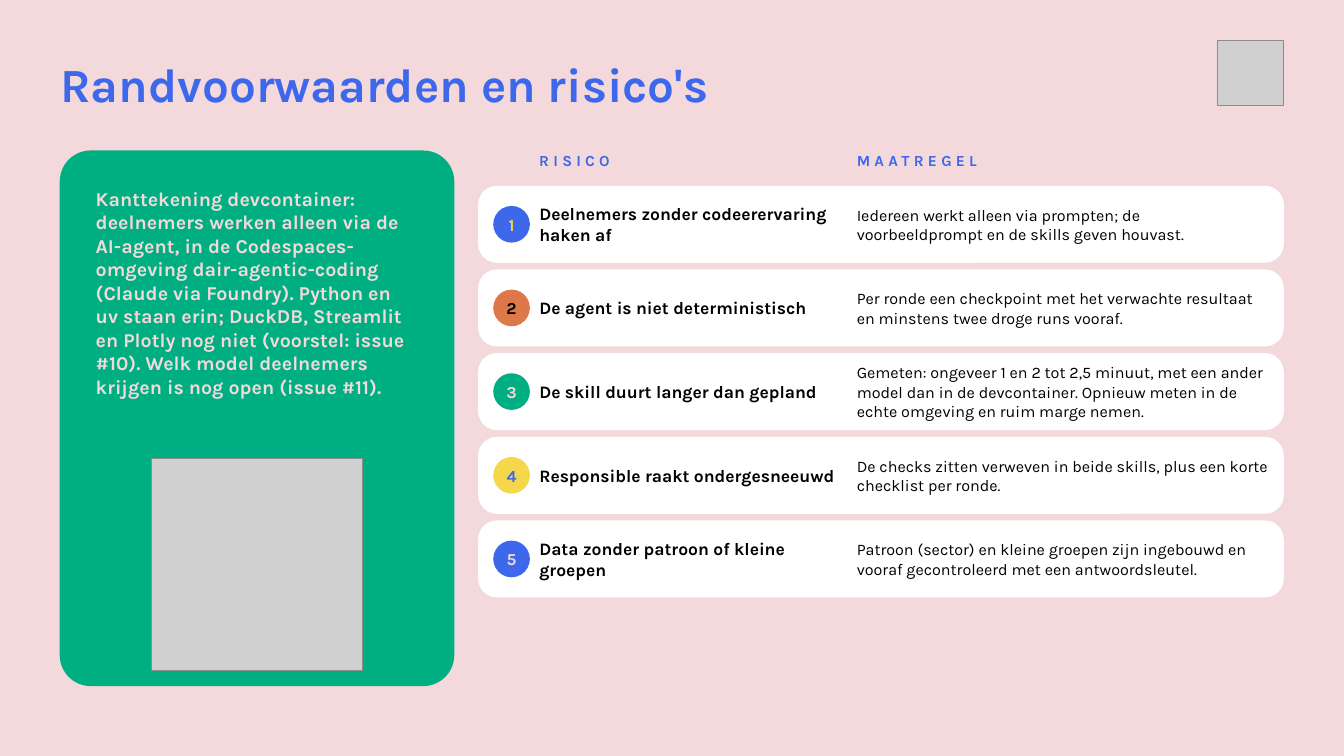
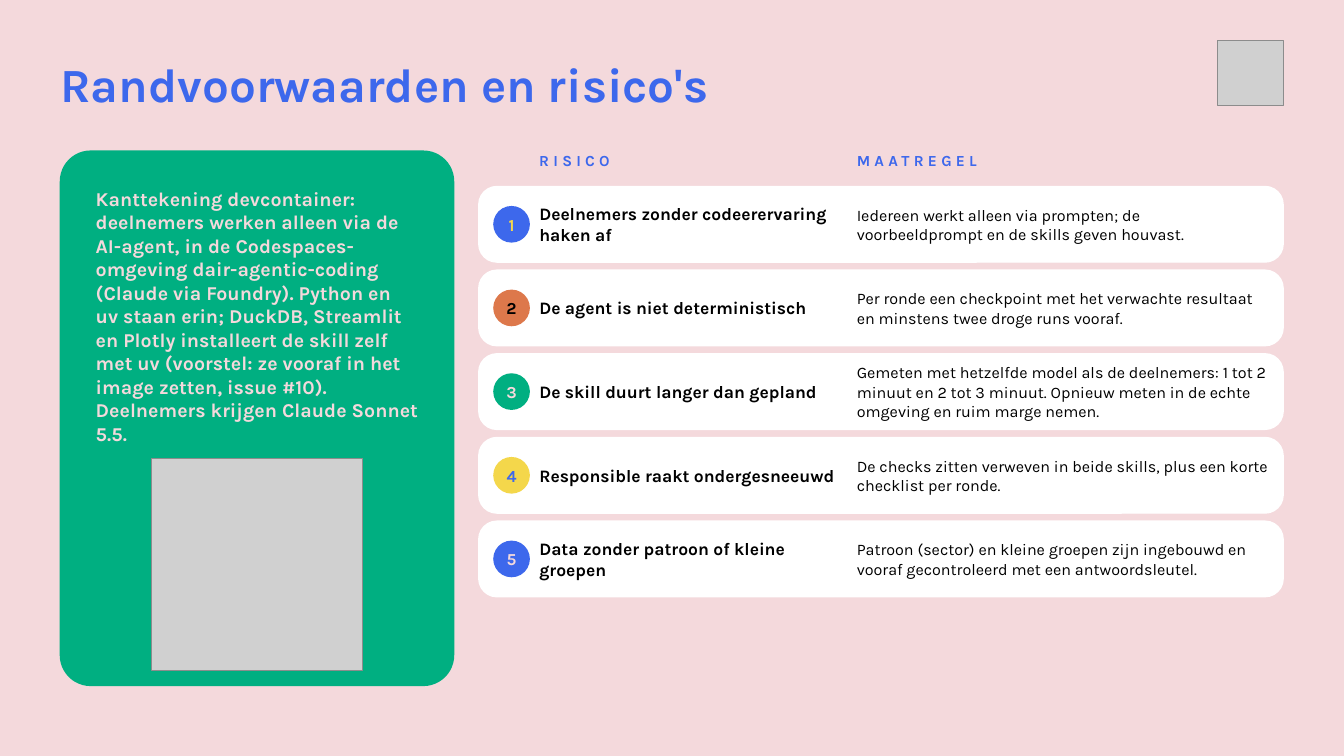
Before and after one commit to cedanl/clidev-presentaties, a slide deck: slide 13 of workshop-rad/exports/workshop-voorstel-RAD_120min.pptx. Drawn at 1344x756 pixels with LibreOffice and Linux fonts; fonts in the diff are those of the drawing; grey boxes stand for pictures. Boxes give left, top, right and bottom in pixels: in the first picture for what was removed or moved away, otherwise in the second. Text is boxed around its words. In the diff, an @@ line names an element or a change of style, - is before the commit and + after.

```diff
--- a/workshop-rad/exports/workshop-voorstel-RAD_120min.pptx
+++ b/workshop-rad/exports/workshop-voorstel-RAD_120min.pptx
@@ text at <box>96,192,418,442</box>: text changed @@
-Kanttekening devcontainer: deelnemers werken alleen via de AI-agent, in de Codespaces-omgeving dair-agentic-coding (Claude via Foundry). Python en uv staan erin; DuckDB, Streamlit en Plotly nog niet (voorstel: issue #10). Welk model deelnemers krijgen is nog open (issue #11).
+Kanttekening devcontainer: deelnemers werken alleen via de AI-agent, in de Codespaces-omgeving dair-agentic-coding (Claude via Foundry). Python en uv staan erin; DuckDB, Streamlit en Plotly installeert de skill zelf met uv (voorstel: ze vooraf in het image zetten, issue #10). Deelnemers krijgen Claude Sonnet 5.5.
@@ text at <box>857,367,1266,421</box>: text changed @@
-Gemeten: ongeveer 1 en 2 tot 2,5 minuut, met een ander model dan in de devcontainer. Opnieuw meten in de echte omgeving en ruim marge nemen.
+Gemeten met hetzelfde model als de deelnemers: 1 tot 2 minuut en 2 tot 3 minuut. Opnieuw meten in de echte omgeving en ruim marge nemen.
```
Also in this commit, not shown: 2 other slides changed, 25 other files.
